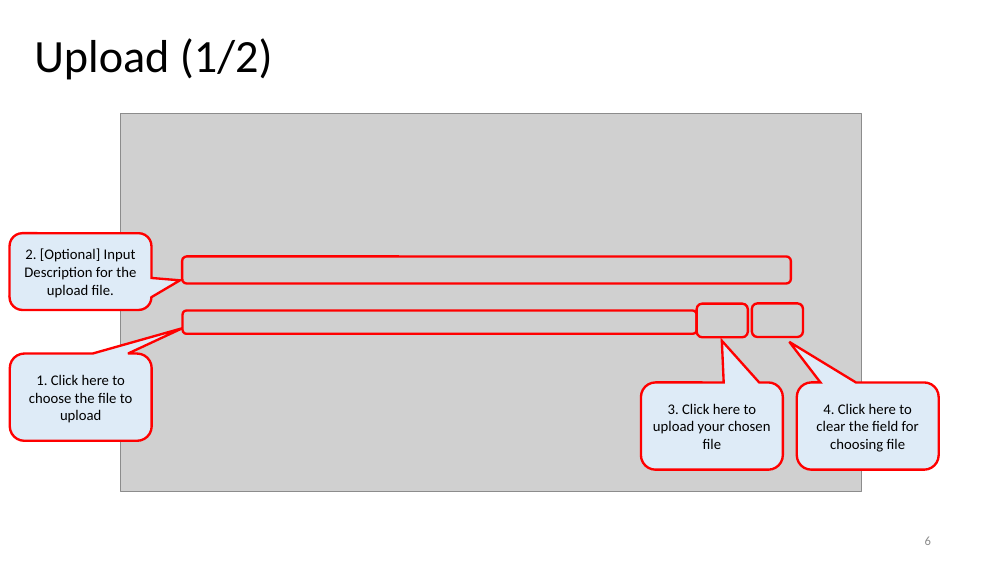
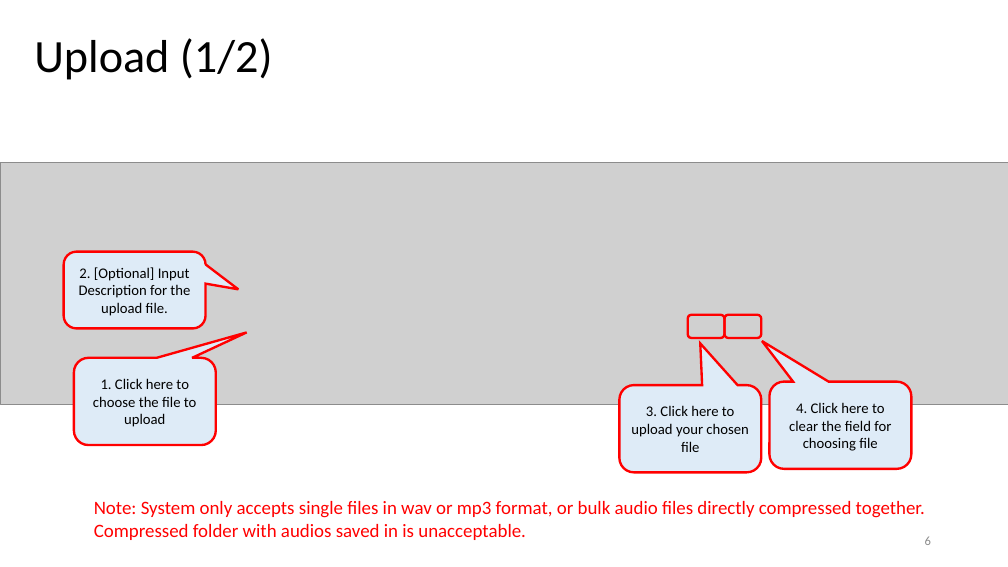
Before and after one commit to TeamworkNUS/uob_voice_to_text_proj, a slide deck: slide 6 of uob_website/analysis/utils/Voice_To_Text_Analysis_Web_UserGuide.pptx. Drawn at 1008x567 pixels with LibreOffice and Linux fonts; fonts in the diff are those of the drawing; grey boxes stand for pictures. Boxes give left, top, right and bottom in pixels: in the first picture for what was removed or moved away, otherwise in the second. Text is boxed around its words. In the diff, an @@ line names an element or a change of style, - is before the commit and + after.

```diff
--- a/uob_website/analysis/utils/Voice_To_Text_Analysis_Web_UserGuide.pptx
+++ b/uob_website/analysis/utils/Voice_To_Text_Analysis_Web_UserGuide.pptx
@@ picture: place and size @@
-picture at bbox=[121, 114, 861, 492]
+picture at bbox=[0, 163, 1008, 405]
@@ rounded speech box "2. [Optional] Input Description for ...": place and size @@
-rounded speech box "2. [Optional] Input Description for ..." at bbox=[10, 233, 152, 310]
+rounded speech box "2. [Optional] Input Description for ..." at bbox=[64, 252, 206, 329]
@@ rounded speech box "2. [Optional] Input Description for ..." at bbox=[64, 252, 206, 329]: proportions changed @@
@@ rounded rectangle removed at bbox=[182, 256, 791, 284] @@
@@ rounded rectangle removed at bbox=[183, 311, 697, 334] @@
@@ rounded rectangle: place and size @@
-rounded rectangle at bbox=[697, 304, 749, 338]
+rounded rectangle at bbox=[688, 315, 725, 338]
@@ rounded rectangle: place and size @@
-rounded rectangle at bbox=[752, 303, 804, 337]
+rounded rectangle at bbox=[724, 315, 761, 338]
@@ rounded speech box "1. Click here to choose ...": place and size @@
-rounded speech box "1. Click here to choose ..." at bbox=[10, 354, 152, 441]
+rounded speech box "1. Click here to choose ..." at bbox=[74, 358, 216, 445]
@@ rounded speech box "3. Click here to upload ...": place and size @@
-rounded speech box "3. Click here to upload ..." at bbox=[641, 383, 783, 470]
+rounded speech box "3. Click here to upload ..." at bbox=[619, 385, 761, 472]
@@ rounded speech box "4. Click here to clear ...": place and size @@
-rounded speech box "4. Click here to clear ..." at bbox=[797, 383, 939, 470]
+rounded speech box "4. Click here to clear ..." at bbox=[770, 382, 912, 469]
@@ text added at bbox=[94, 501, 925, 540], 18 pt, text #FF0000 @@
+Note: System only accepts single files in wav or mp3 format, or bulk audio files directly compressed together.
+Compressed folder with audios saved in is unacceptable.
```
Also in this commit, not shown: 5 other slides changed.
